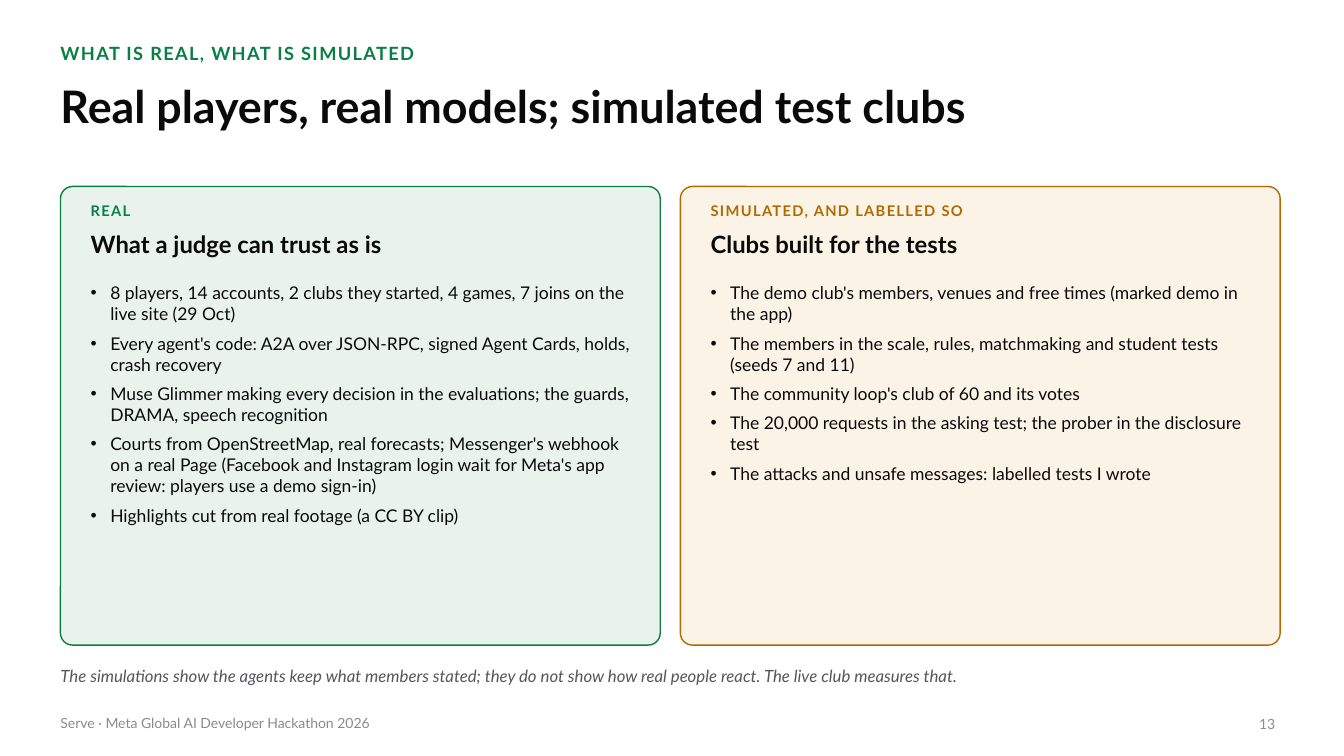
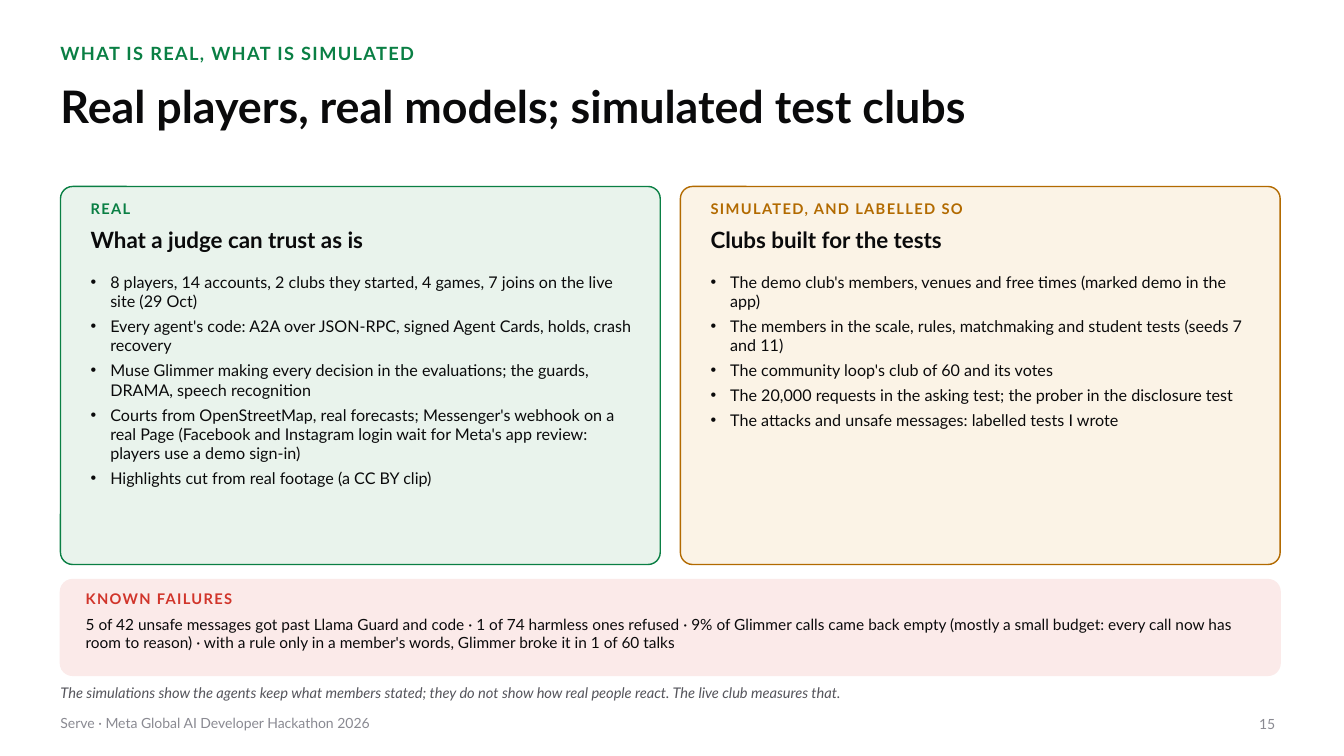
Before and after one commit to gino6178/serve-meta-hackathon, a slide deck: slide 15 of video/deck/Serve_Meta_deck.pptx (slide 13 before the commit). Drawn at 1344x756 pixels with LibreOffice and Linux fonts; fonts in the diff are those of the drawing. Boxes give left, top, right and bottom in pixels: in the first picture for what was removed or moved away, otherwise in the second. Text is boxed around its words. In the diff, an @@ line names an element or a change of style, - is before the commit and + after.

```diff
--- a/video/deck/Serve_Meta_deck.pptx
+++ b/video/deck/Serve_Meta_deck.pptx
@@ rounded rectangle: place and size @@
-rounded rectangle at [60,187,660,645]
+rounded rectangle at [60,187,660,565]
@@ rounded rectangle at [60,187,660,565]: proportions changed @@
@@ rounded rectangle at [681,187,1280,565]: proportions changed @@
@@ rounded rectangle: place and size @@
-rounded rectangle at [681,187,1280,645]
+rounded rectangle at [681,187,1280,565]
@@ text "What a judge can trust ..." at [91,231,363,252]: size 17 to 16 pt @@
@@ text "Clubs built for the tests" at [711,231,942,248]: size 17 to 16 pt @@
@@ text "8 players, 14 accounts, 2 ..." at [110,276,631,487]: size 12.5 to 11.5 pt; less space between paragraphs @@
@@ text "8 players, 14 accounts, 2 ...": place and size @@
-text "8 players, 14 accounts, 2 ..." at [110,286,629,525]
+text "8 players, 14 accounts, 2 ..." at [110,276,631,487]
@@ text "The demo club's members, venues ...": place and size @@
-text "The demo club's members, venues ..." at [730,285,1241,483]
+text "The demo club's members, venues ..." at [730,276,1242,429]
@@ text "The demo club's members, venues ..." at [730,276,1242,429]: size 12.5 to 11.5 pt; less space between paragraphs @@
@@ rounded rectangle added at [60,580,1280,676], fill #FBEAE9, outline #FBEAE9 1 pt @@
@@ text added at [86,593,232,604], 10.5 pt, text #D1352B, bold @@
+KNOWN FAILURES
@@ text added at [86,618,1231,651], 11 pt, text #0A0A0B @@
+5 of 42 unsafe messages got past Llama Guard and code · 1 of 74 harmless ones refused · 9% of Glimmer calls came back empty (mostly a small budget: every call now has room to reason) · with a rule only in a member's words, Glimmer broke it in 1 of 60 talks
@@ text "The simulations show the agents ...": place and size @@
-text "The simulations show the agents ..." at [60,669,957,685]
+text "The simulations show the agents ..." at [60,687,840,701]
@@ text "The simulations show the agents ..." at [60,687,840,701]: size 12 to 10.5 pt @@
@@ page number at [1259,719,1275,729]: text changed @@
-13
+15
```
Also in this commit, not shown: 7 other slides changed, 2 slides added, 2 other files.
